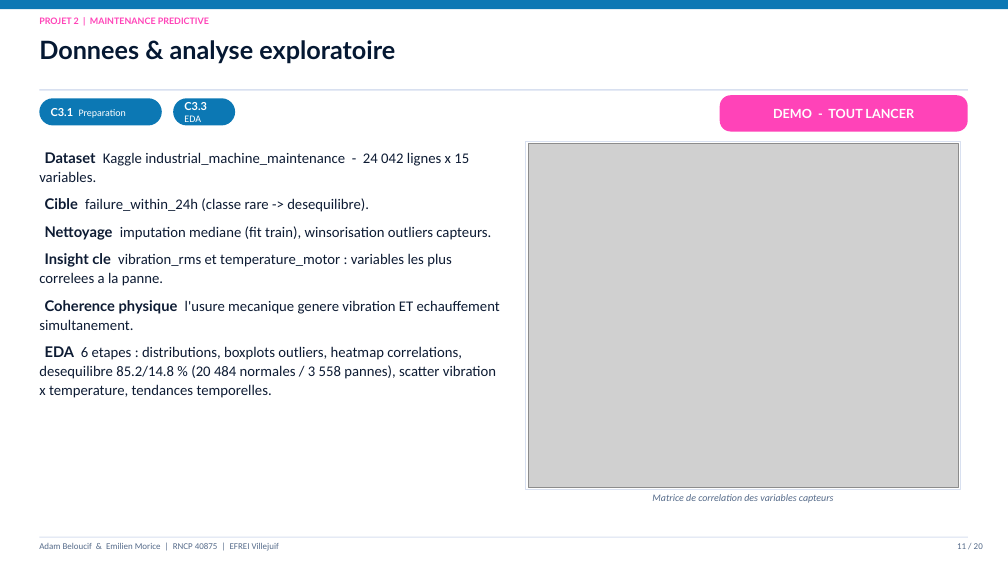
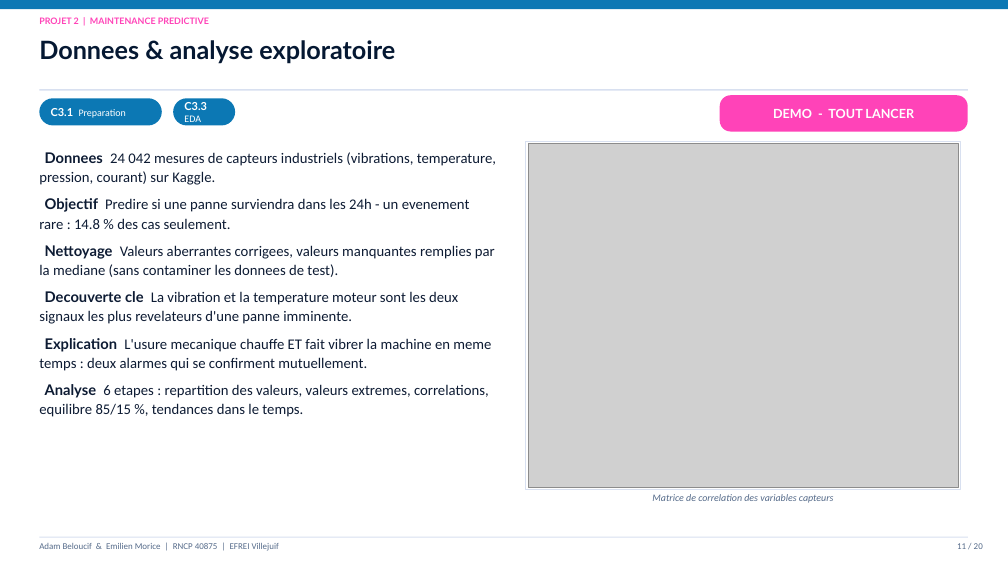
Before and after one commit to Adam-Blf/Soutenance-M1, a slide deck: slide 11 of Soutenance_Bloc1-2_Adam_Emilien.pptx. Drawn at 1008x567 pixels with LibreOffice and Linux fonts; fonts in the diff are those of the drawing; grey boxes stand for pictures. Boxes give left, top, right and bottom in pixels: in the first picture for what was removed or moved away, otherwise in the second. Text is boxed around its words. In the diff, an @@ line names an element or a change of style, - is before the commit and + after.

```diff
--- a/Soutenance_Bloc1-2_Adam_Emilien.pptx
+++ b/Soutenance_Bloc1-2_Adam_Emilien.pptx
@@ text at box(39, 152, 496, 417): text changed @@
-Dataset Kaggle industrial_machine_maintenance - 24 042 lignes x 15 variables.
-Cible failure_within_24h (classe rare -> desequilibre).
-Nettoyage imputation mediane (fit train), winsorisation outliers capteurs.
-Insight cle vibration_rms et temperature_motor : variables les plus correlees a la panne.
-Coherence physique l'usure mecanique genere vibration ET echauffement simultanement.
-EDA 6 etapes : distributions, boxplots outliers, heatmap correlations, desequilibre 85.2/14.8 % (20 484 normales / 3 558 pannes), scatter vibration x temperature, tendances temporelles.
+Donnees 24 042 mesures de capteurs industriels (vibrations, temperature, pression, courant) sur Kaggle.
+Objectif Predire si une panne surviendra dans les 24h - un evenement rare : 14.8 % des cas seulement.
+Nettoyage Valeurs aberrantes corrigees, valeurs manquantes remplies par la mediane (sans contaminer les donnees de test).
+Decouverte cle La vibration et la temperature moteur sont les deux signaux les plus revelateurs d'une panne imminente.
+Explication L'usure mecanique chauffe ET fait vibrer la machine en meme temps : deux alarmes qui se confirment mutuellement.
+Analyse 6 etapes : repartition des valeurs, valeurs extremes, correlations, equilibre 85/15 %, tendances dans le temps.
```
Also in this commit, not shown: 9 other slides changed, 1 other file.
